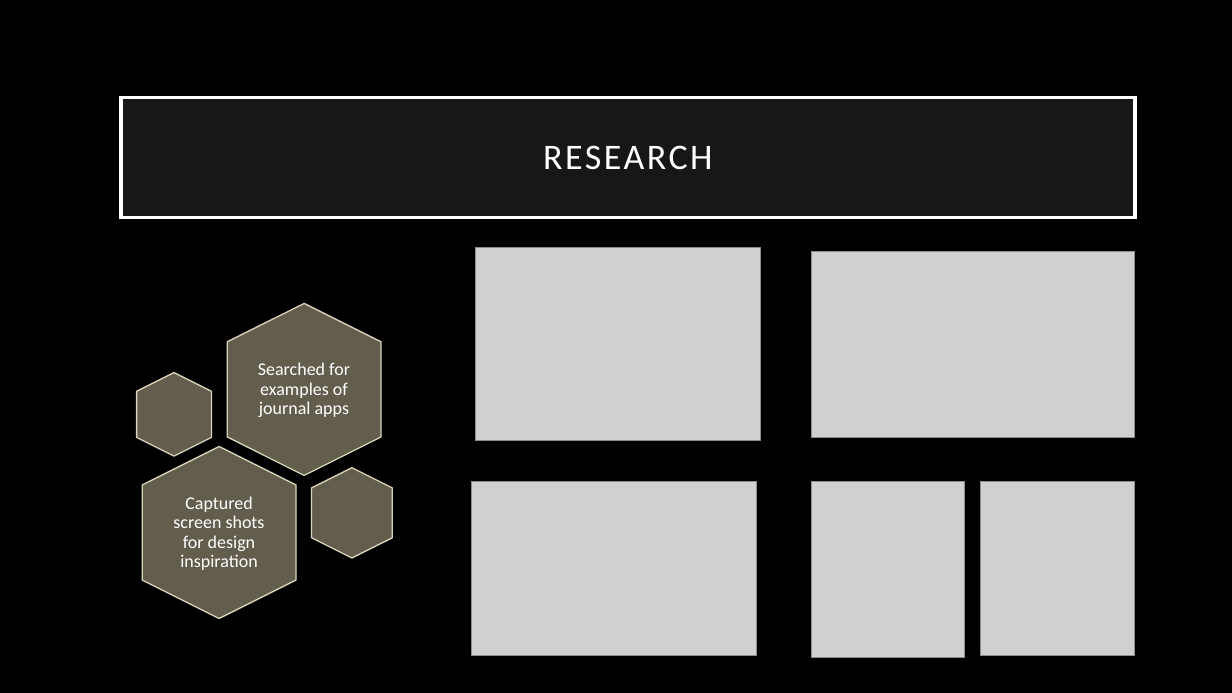
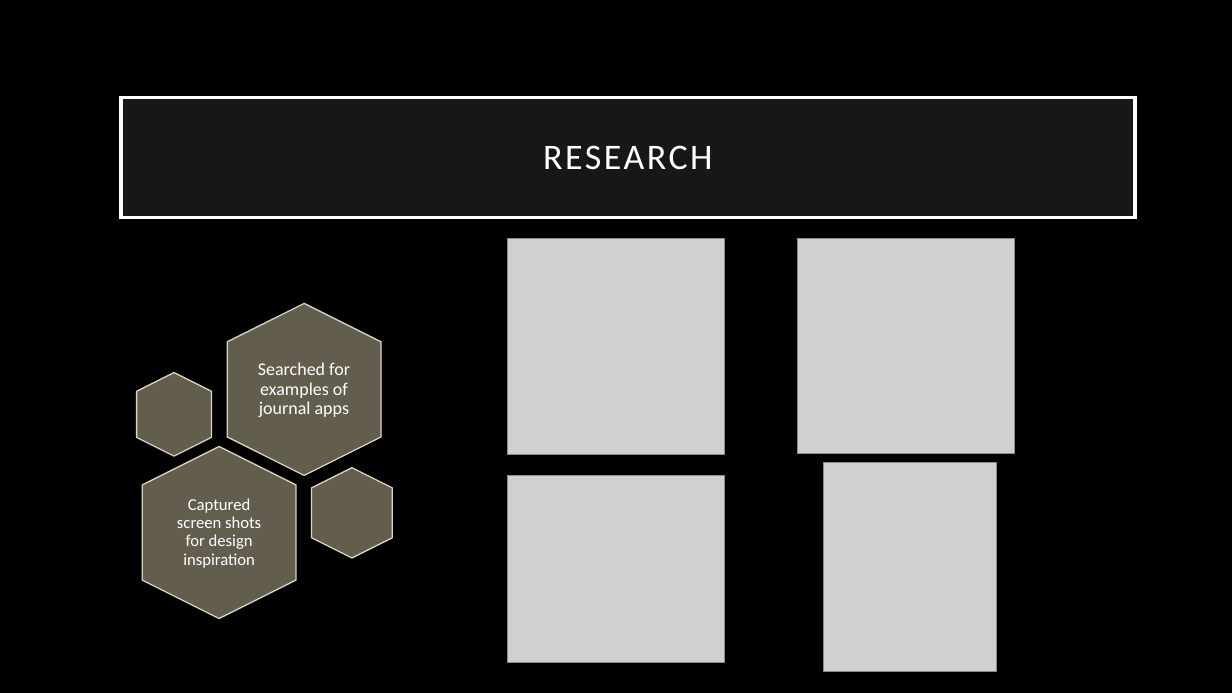
Before and after one commit to frankpjr1/Journal-Now-App, a slide deck: slide 3 of assets/Journal Now Presentation.pptx. Drawn at 1232x693 pixels with LibreOffice and Linux fonts; fonts in the diff are those of the drawing; grey boxes stand for pictures. Boxes give left, top, right and bottom in pixels: in the first picture for what was removed or moved away, otherwise in the second. Text is boxed around its words. In the diff, an @@ line names an element or a change of style, - is before the commit and + after.

```diff
--- a/assets/Journal Now Presentation.pptx
+++ b/assets/Journal Now Presentation.pptx
@@ picture: place and size @@
-picture at [475,248,761,441]
+picture at [507,238,724,454]
@@ picture: place and size @@
-picture at [812,251,1136,437]
+picture at [798,238,1015,453]
@@ text "Captured screen shots for design ..." at [177,498,261,568]: size 14 to 13 pt @@
@@ picture: place and size @@
-picture at [471,482,757,655]
+picture at [507,475,724,662]
@@ picture: place and size @@
-picture at [812,482,965,658]
+picture at [824,462,997,671]
@@ picture removed at [981,482,1135,656] @@
```
Also in this commit, not shown: 7 other slides changed, 1 other file.
